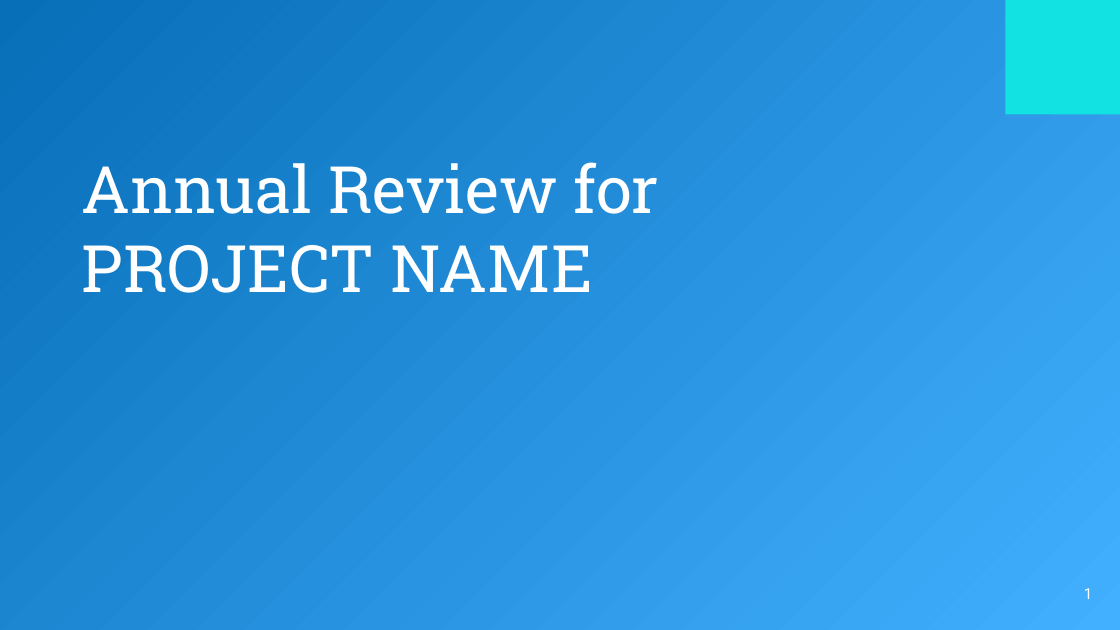
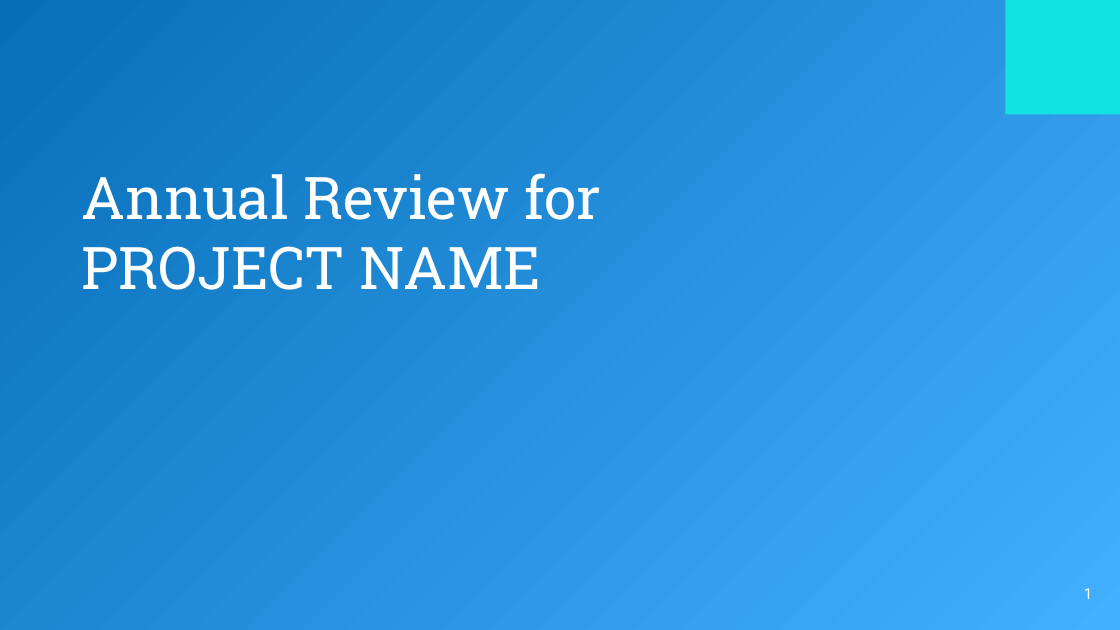
Before and after one commit to lf-energy/tac, a slide deck: slide 1 of process/annual_review_template.pptx. Drawn at 1120x630 pixels with LibreOffice and Linux fonts; fonts in the diff are those of the drawing; background and template pictures are left out. Boxes give left, top, right and bottom in pixels: in the first picture for what was removed or moved away, otherwise in the second. Text is boxed around its words. In the diff, an @@ line names an element or a change of style, - is before the commit and + after.

Commit message:
Add new review template

```diff
--- a/process/annual_review_template.pptx
+++ b/process/annual_review_template.pptx
@@ title "Annual Review for" at (x1=82, y1=173, x2=601, y2=290): size 56 to 50.4 pt @@
```
Also in this commit, not shown: 3 other slides changed, 1 slide removed.
